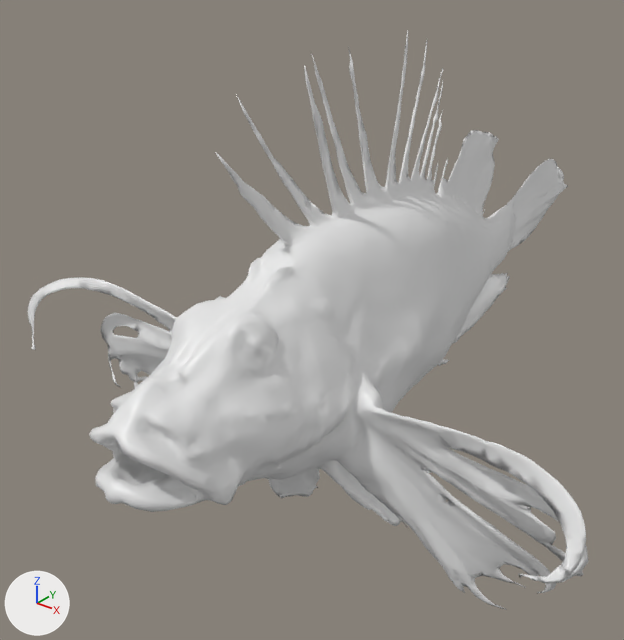
Renders of the FBX model Assets/UnderwaterArt/MarineRefresh/Lionfish/Lionfish.fbx from each side of a commit.
Both versions are drawn from a camera (50 mm lens) standing at (1.086, -1.752, 0.856) and looking at (-0.159, -0.195, -0.109). The axes (+X, +Y, +Z) are drawn at lower left. The lights are the same throughout. The picture after the commit comes second.

In view in the first picture: 'Lionfish_Anatomy'.
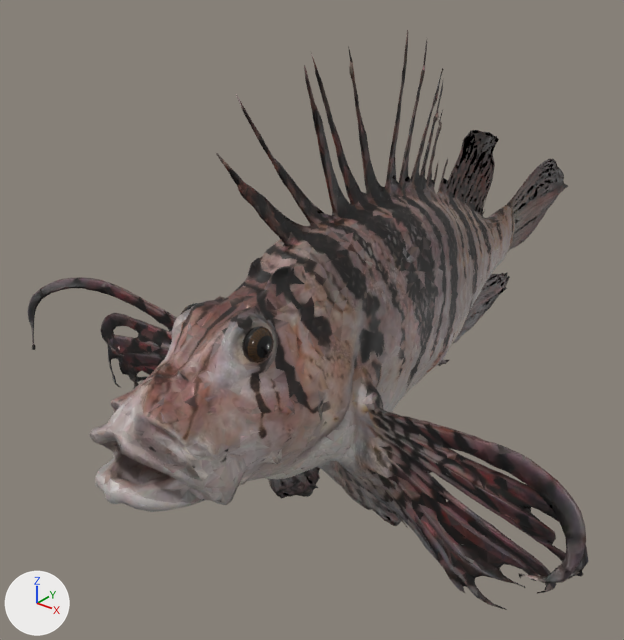
Location of each change, [x1, y1, x2, y2] in pixels of the pictures (624 x 640 px):
'Lionfish_Anatomy', surface changed, reshaped (white to grey)
    both: [27, 30, 588, 610]
part 1 of me_object_1, added (mostly hidden)
    after: [181, 303, 198, 314]
part 2 of me_object_1, added
    after: [242, 326, 274, 363]

What changed in the scene script:
```text
Add img_lionfish_eyes_png:
    img_lionfish_eyes_png = load_image('Lionfish_Eyes.png', 'textures/Lionfish_Eyes.png', 128, 128, 'sRGB')
Add img_lionfish_scansurface_normal_1_png:
    img_lionfish_scansurface_normal_1_png = load_image('Lionfish_ScanSurface_Normal_1.png', 'textures/Lionfish_ScanSurface_Normal_1.png', 1024, 1024, 'Non-Color')
Add img_lionfish_image_2_basecolor_png:
    img_lionfish_image_2_basecolor_png = load_image('Lionfish_Image_2_BaseColor.png', 'textures/Lionfish_Image_2_BaseColor.png', 1024, 1024, 'sRGB')
Add img_lionfish_image_1_basecolor_png:
    img_lionfish_image_1_basecolor_png = load_image('Lionfish_Image_1_BaseColor.png', 'textures/Lionfish_Image_1_BaseColor.png', 1024, 1024, 'sRGB')
Add img_lionfish_scansurface_normal_0_png:
    img_lionfish_scansurface_normal_0_png = load_image('Lionfish_ScanSurface_Normal_0.png', 'textures/Lionfish_ScanSurface_Normal_0.png', 1024, 1024, 'Non-Color')
Change mat_q11651_1all_7_tex0:
    where n0 = _N.new('ShaderNodeBsdfPrincipled'); n0.name = 'Principled BSDF'
    remove n0.inputs[2].default_value = 0.4  # 'Roughness'
    add n2 = _N.new('ShaderNodeTexImage'); n2.name = 'Image Texture'
    add n2.image = img_lionfish_image_1_basecolor_png
    add n3 = _N.new('ShaderNodeTexImage'); n3.name = 'Image Texture.001'
    add n3.image = img_lionfish_scansurface_normal_0_png
    add n4 = _N.new('ShaderNodeNormalMap'); n4.name = 'Normal Map'
    add _L.new(n2.outputs[0], n0.inputs[0])  # 'Color' to 'Base Color'
    add _L.new(n3.outputs[0], n4.inputs[1])  # 'Color' to 'Color'
    add _L.new(n4.outputs[0], n0.inputs[5])  # 'Normal' to 'Normal'
Change mat_q11651_1all_7_tex1:
    where n0 = _N.new('ShaderNodeBsdfPrincipled'); n0.name = 'Principled BSDF'
    remove n0.inputs[2].default_value = 0.4  # 'Roughness'
    add n2 = _N.new('ShaderNodeTexImage'); n2.name = 'Image Texture'
    add n2.image = img_lionfish_image_2_basecolor_png
    add n3 = _N.new('ShaderNodeTexImage'); n3.name = 'Image Texture.001'
    add n3.image = img_lionfish_scansurface_normal_1_png
    add n4 = _N.new('ShaderNodeNormalMap'); n4.name = 'Normal Map'
    add _L.new(n2.outputs[0], n0.inputs[0])  # 'Color' to 'Base Color'
    add _L.new(n3.outputs[0], n4.inputs[1])  # 'Color' to 'Color'
    add _L.new(n4.outputs[0], n0.inputs[5])  # 'Normal' to 'Normal'
Add mat_lionfish_eyes:
    mat_lionfish_eyes = principled_material('Lionfish_Eyes')
    mat_lionfish_eyes.texture = img_lionfish_eyes_png  # with its transparency
    mat_lionfish_eyes.roughness = 0.18
Change me_object_1:
    used by ob_lionfish_anatomy; location = (0.0, 0.0, 0.0)
    remove me_object_1.from_pydata(...)  # 10103 vertices, 19945 faces; spans x -0.76..0.76, y -1.0..1.0, z -0.61..0.61
    add me_object_1.from_pydata(...)  # 10395 vertices, 20265 faces; spans x -0.76..0.76, y -1.0..1.0, z -0.61..0.61
    me_object_1 part 1: a new loose piece of 146 vertices spanning x -0.08..-0.03, y -0.73..-0.66, z 0.08..0.15, in mat_lionfish_eyes (picture img_lionfish_eyes_png)
    me_object_1 part 2: a new loose piece of 146 vertices spanning x 0.09..0.14, y -0.73..-0.66, z 0.08..0.15, in mat_lionfish_eyes (picture img_lionfish_eyes_png)
    other edits to the shape of me_object_1 do not show in these pictures
    add me_object_1.materials.append(mat_lionfish_eyes)  # picture img_lionfish_eyes_png
```
